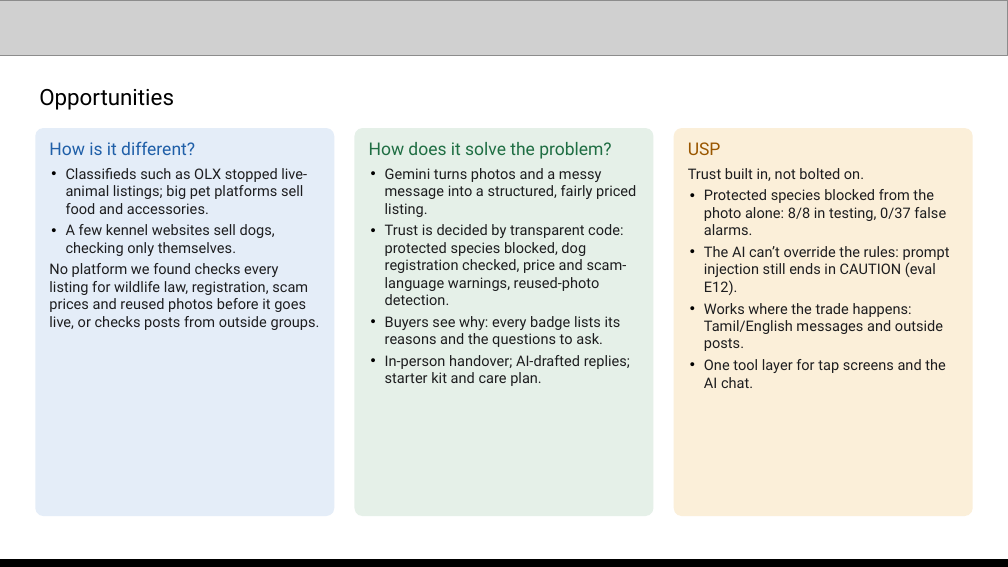
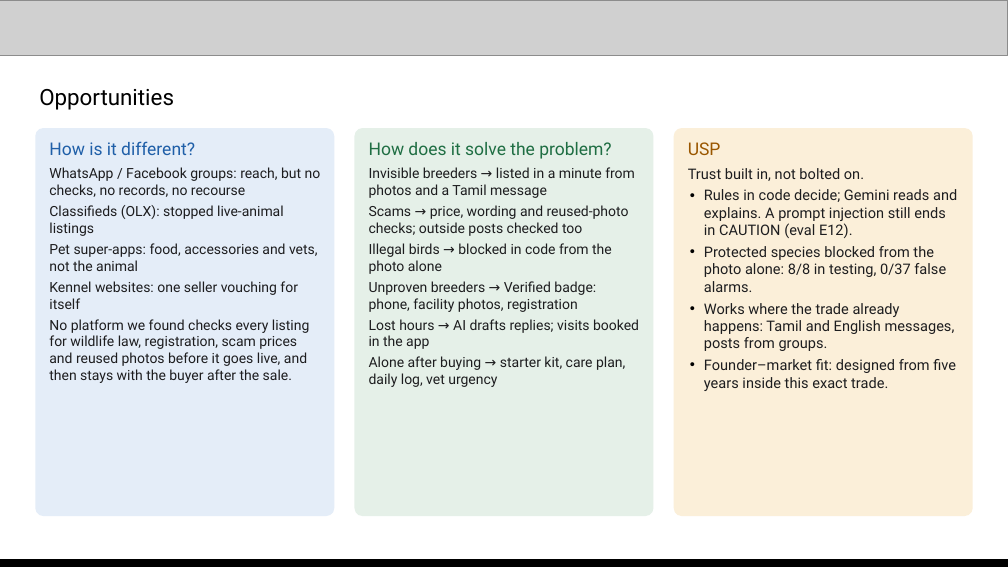
Before and after one commit to sudarsan-22/breedernear-ai, a slide deck: slide 4 of docs/submission/BreederNear-AI-deck.pptx (slide 3 before the commit). Drawn at 1008x567 pixels with LibreOffice and Linux fonts; fonts in the diff are those of the drawing; grey boxes stand for pictures. Boxes give left, top, right and bottom in pixels: in the first picture for what was removed or moved away, otherwise in the second. Text is boxed around its words. In the diff, an @@ line names an element or a change of style, - is before the commit and + after.

Commit message:
docs: deck tells the real problem: founder's story, pains for buyers, breeders and animals, a pain-to-product journey slide, scale and growth loop
- Problem slide with cited 2023 and 2026 cases and why it is still unsolved
- New slide maps each step (find, list, trust, check, talk, buy, after, grow) to what is built and measured
- Opportunities maps each pain to its fix; business slide adds market size, unit cost and rollout phases
- New sources recorded in 05-deck-sources.md

```diff
--- a/docs/submission/BreederNear-AI-deck.pptx
+++ b/docs/submission/BreederNear-AI-deck.pptx
@@ text at (x1=49, y1=167, x2=321, y2=383): text changed; size 10.4 to 10 pt @@
-• Classifieds such as OLX stopped live-animal listings; big pet platforms sell food and accessories.
-• A few kennel websites sell dogs, checking only themselves.
-No platform we found checks every listing for wildlife law, registration, scam prices and reused photos before it goes live, or checks posts from outside groups.
+WhatsApp / Facebook groups: reach, but no checks, no records, no recourse
+Classifieds (OLX): stopped live-animal listings
+Pet super-apps: food, accessories and vets, not the animal
+Kennel websites: one seller vouching for itself
+No platform we found checks every listing for wildlife law, registration, scam prices and reused photos before it goes live, and then stays with the buyer after the sale.
@@ text at (x1=369, y1=167, x2=639, y2=387): text changed; size 10.4 to 10 pt @@
-• Gemini turns photos and a messy message into a structured, fairly priced listing.
-• Trust is decided by transparent code: protected species blocked, dog registration checked, price and scam-language warnings, reused-photo detection.
-• Buyers see why: every badge lists its reasons and the questions to ask.
-• In-person handover; AI-drafted replies; starter kit and care plan.
+Invisible breeders → listed in a minute from photos and a Tamil message
+Scams → price, wording and reused-photo checks; outside posts checked too
+Illegal birds → blocked in code from the photo alone
+Unproven breeders → Verified badge: phone, facility photos, registration
+Lost hours → AI drafts replies; visits booked in the app
+Alone after buying → starter kit, care plan, daily log, vet urgency
@@ text at (x1=704, y1=189, x2=957, y2=238): paragraph added @@
+• Rules in code decide; Gemini reads and explains. A prompt injection still ends in CAUTION (eval E12).
@@ text at (x1=704, y1=303, x2=956, y2=391): text changed @@
-• The AI can’t override the rules: prompt injection still ends in CAUTION (eval E12).
-• Works where the trade happens: Tamil/English messages and outside posts.
-• One tool layer for tap screens and the AI chat.
+• Works where the trade already happens: Tamil and English messages, posts from groups.
+• Founder–market fit: designed from five years inside this exact trade.
```
Also in this commit, not shown: 2 other slides changed, 1 slide added, 3 other files.
